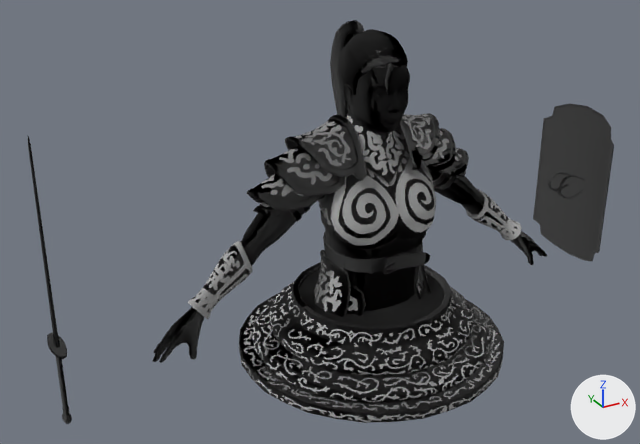
The FBX model Assets/_Model/Unit/guardian.fbx as it was, and as the next commit left it.
Rendered twice from a 50 mm camera at (-2.06, -3.22, 2.34) aimed at (-0.26, 0.05, 0.7). Every picture has the same lights, and +X, +Y and +Z are marked at lower right. Where no turn or scale is listed for an object, it has been applied to the vertices. Vertices at the same position are counted once.

The scene before the commit, as lines of its bpy script (objects in view):
```python
me_mesh = bpy.data.meshes.new('Mesh')
me_mesh.from_pydata(...)  # 7076 vertices, 6576 faces; spans x -1.11..1.11, y -0.22..0.33, z 0.23..1.57
me_mesh.materials.append(mat_guardian_base_material)
me_mesh_001 = bpy.data.meshes.new('Mesh.001')
me_mesh_001.from_pydata(...)  # 3336 vertices, 3224 faces; spans x -1.53..1.36, y -0.21..0.32, z 0.06..1.33
me_mesh_001.materials.append(mat_guardian_accessories_material)
me_mesh_002 = bpy.data.meshes.new('Mesh.002')
me_mesh_002.from_pydata(...)  # 641 vertices, 624 faces; spans x -54.2..54.2, y 0.0..31.3, z -54.2..54.2
me_mesh_002.materials.append(mat_pedestal_material)
ob_guardian_accessories = bpy.data.objects.new('guardian_accessories', me_mesh_001)
ob_guardian_accessories.location = (0.0, 0.0, 0.0)
ob_guardian_base = bpy.data.objects.new('guardian_base', me_mesh)
ob_guardian_base.location = (0.0, 0.0, 0.0)
ob_pedestal = bpy.data.objects.new('pedestal', me_mesh_002)
ob_pedestal.location = (0.0, 0.0, 0.0)
ob_pedestal.rotation_euler = (1.571, 0.0, 0.0)  # degrees (90, 0, 0)
ob_pedestal.scale = (0.012, 0.01, 0.012)
```
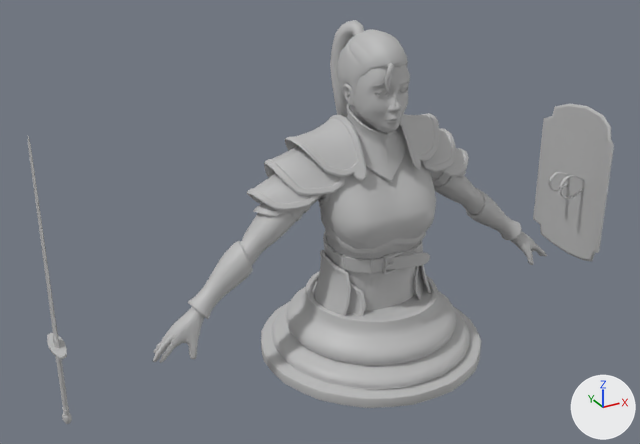
Pixel boxes [x1, y1, x2, y2] of what changed, in the pictures (640 x 444 px):
'guardian_accessories', recoloured
    both: [28, 103, 614, 424]
'pedestal', reshaped, rescaled (17% narrower, 15% shorter)
    before: [239, 262, 504, 423]
    after: [261, 271, 481, 408]
'guardian_base', recoloured
    both: [152, 20, 547, 363]

The change, as a diff of the scene's bpy script:
```diff
--- a/Assets/_Model/Unit/guardian.fbx.py
+++ b/Assets/_Model/Unit/guardian.fbx.py
@@ mat_lambert1 @@
+mat_lambert1 = principled_material('lambert1')
+mat_lambert1.base_color = (0.5, 0.5, 0.5)  # grey #bcbcbc
@@ me_mesh @@
 me_mesh.from_pydata(...)  # 7076 vertices, 6576 faces; spans x -1.11..1.11, y -0.22..0.33, z 0.23..1.57
-me_mesh.materials.append(mat_guardian_base_material)
+me_mesh.materials.append(mat_lambert1)  # grey #bcbcbc
@@ me_mesh_002 @@
 # used by ob_pedestal; location = (0.0, 0.0, 0.0); rotation_euler = (1.571, 0.0, 0.0), in degrees (90, 0, 0); scale = (0.012, 0.01, 0.012)
-me_mesh_002.from_pydata(...)  # 641 vertices, 624 faces; spans x -54.2..54.2, y 0.0..31.3, z -54.2..54.2
+me_mesh_002.from_pydata(...)  # 642 vertices, 640 faces; spans x -54.2..54.2, y 0.0..31.3, z -54.2..54.2
+# me_mesh_002 part 1: 624 faces spanning x -54.2..54.2, y 0.0..31.3, z -54.2..54.2 switch from mat_pedestal_material to mat_lambert1 (grey #bcbcbc)
@@ me_mesh_001 @@
 me_mesh_001.from_pydata(...)  # 3336 vertices, 3224 faces; spans x -1.53..1.36, y -0.21..0.32, z 0.06..1.33
-me_mesh_001.materials.append(mat_guardian_accessories_material)
+me_mesh_001.materials.append(mat_lambert1)  # grey #bcbcbc
@@ ob_pedestal @@
 ob_pedestal.rotation_euler = (1.571, 0.0, 0.0)  # degrees (90, 0, 0)
-ob_pedestal.scale = (0.012, 0.01, 0.012)
+ob_pedestal.scale = (0.01, 0.01, 0.01)
```
